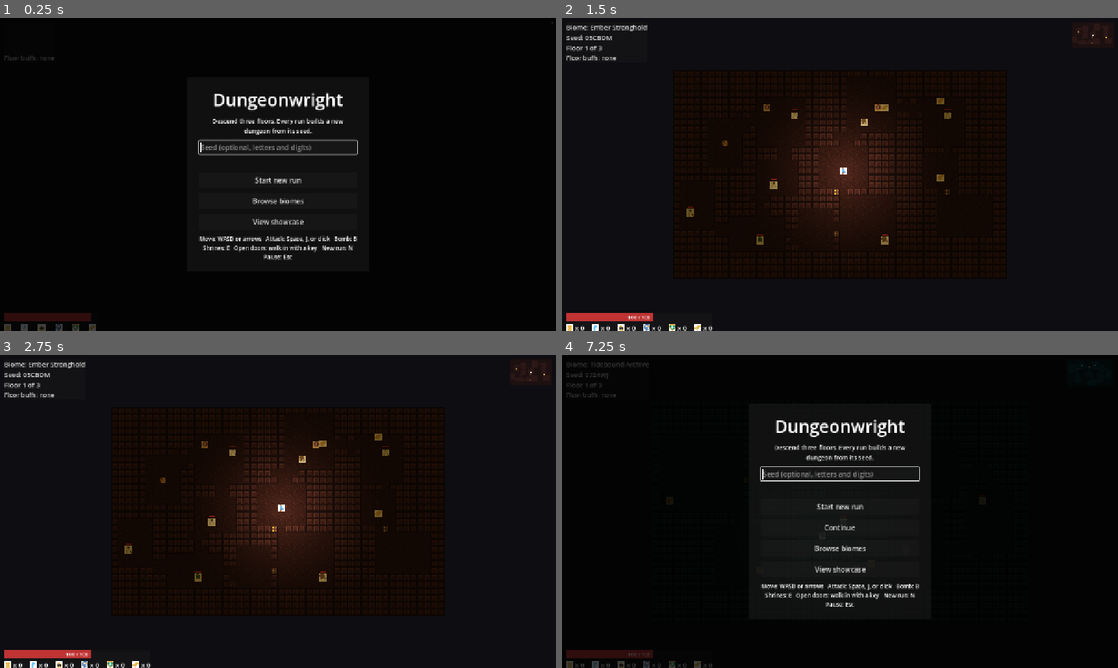
Above: before the commit, frames 1-4 (two rows, left to right).
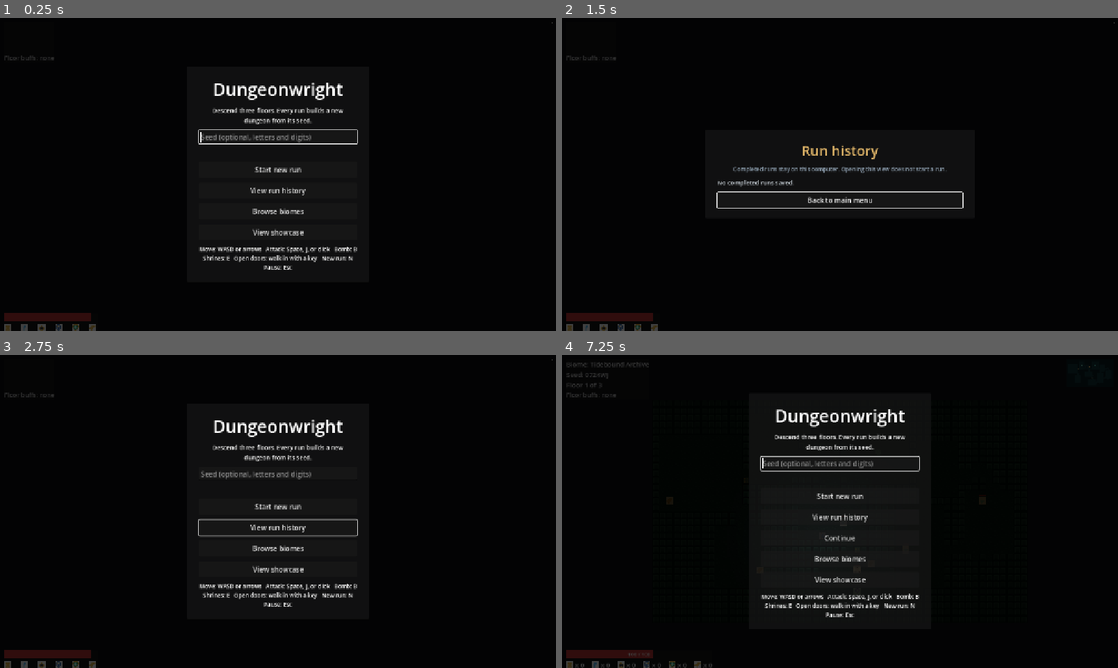
Above: after the commit, the same moments.

Repository: DanielCuevas1208/dungeonwright
Game: Godot game, scene res://scenes/main.tscn
Same seed, same stepped clock (60 frames per second), same inputs: the game is played once before the commit and once after it.
Inputs (mouse positions are in pixels of both pictures, inside the frame that each line leads up to):
- Up to frame 1 (0.25 s): no input
- Up to frame 2 (1.5 s): click (840, 190) at 0.5 s, where only the run after the commit has a clickable "View run history"; click (840, 180) at 1.25 s, where only the run before the commit has a clickable "Start new run"
- Up to frame 3 (2.75 s): click (278, 536) at 2 s, where only the run after the commit has a clickable "Back to main menu"
- Up to frame 4 (7.25 s): click (840, 505) at 2.75 s, where only the run after the commit has a clickable "Start new run"; tap Enter at 3.5, 5.75 s; hold N (new_run) 3.53-4.28 s; hold W (move_up) 3.53-5.03 s; tap Space at 4.25 s; tap J (attack) at 4.35 s; tap N (new_run) at 4.55, 5.85 s; hold N (new_run) 5.03-5.78 s; hold A (move_left) 5.03-6.53 s; tap E (interact) at 5.1 s; hold S (move_down) from 6.53 s (still down); hold N (new_run) from 6.53 s (still down); tap B (throw_bomb) at 6.6 s; tap Escape (pause) at 7.15 s

The runs differ from the first frame. In frame 1, 4.4% of the frame differs, in the area x 35-65%, y 20-81%; in frame 2, 12%, in the area x 0-100%, y 1-100%; in frame 3, 11%; in frame 4, 4.4%.

Commit message:
feat: extend dungeonwright

Diff:
--- a/scripts/core/run_history.gd
+++ b/scripts/core/run_history.gd
@@ -50,7 +50,10 @@
 		return false
 	var payload_text := file.get_as_text()
 	file.close()
-	var payload: Variant = JSON.parse_string(payload_text)
+	var json := JSON.new()
+	if json.parse(payload_text) != OK:
+		return false
+	var payload: Variant = json.data
 	if not payload is Dictionary:
 		return false
 	if int(payload.get("version", -1)) != STORAGE_VERSION:
--- a/scripts/main.gd
+++ b/scripts/main.gd
@@ -53,8 +53,9 @@
 func _ready() -> void:
 	run_history.load_from_disk(history_path)
 	_wire_signals()
+	menu_overlay.set_history(run_history)
 	get_tree().paused = true
-	menu_overlay.show_menu(false)
+	menu_overlay.show_menu(false, run_history)
 	audio.play_music(&"menu")
 
 func _wire_signals() -> void:
@@ -73,6 +74,7 @@
 	player.moved.connect(_on_player_moved)
 	menu_overlay.start_requested.connect(_on_start_requested)
 	menu_overlay.continue_requested.connect(_resume)
+	menu_overlay.clear_history_requested.connect(_on_clear_history_requested)
 	result_overlay.new_run_requested.connect(_on_new_run_requested)
 	result_overlay.clear_history_requested.connect(_on_clear_history_requested)
 
@@ -563,13 +565,14 @@
 func _on_clear_history_requested() -> void:
 	if run_history.clear_saved():
 		result_overlay.set_history(run_history)
+		menu_overlay.set_history(run_history)
 
 func _toggle_pause() -> void:
 	if get_tree().paused:
 		_resume()
 	else:
 		get_tree().paused = true
-		menu_overlay.show_menu(true)
+		menu_overlay.show_menu(true, run_history)
 
 func _resume() -> void:
 	menu_overlay.hide_menu()
--- a/scripts/ui/menu_overlay.gd
+++ b/scripts/ui/menu_overlay.gd
@@ -7,17 +7,25 @@
 
 signal start_requested(seed_text: String)
 signal continue_requested
+signal clear_history_requested
 
 const SHOWCASE_SCENE := preload('res://scenes/ui/showcase.tscn')
 
 var _seed_edit: LineEdit = null
 var _continue_button: Button = null
+var _history_button: Button = null
 var _gallery_button: Button = null
 var _showcase_button: Button = null
 var _error_label: Label = null
 var _hint_label: Label = null
 var _gallery: BiomeGallery = null
 var _showcase: ShowcaseOverlay = null
+var _menu_center: CenterContainer = null
+var _history_center: CenterContainer = null
+var _history_label: Label = null
+var _history_clear_button: Button = null
+var _history_back_button: Button = null
+var _history: RunHistory = null
 
 func _ready() -> void:
 	process_mode = Node.PROCESS_MODE_ALWAYS
@@ -25,7 +33,10 @@
 	_build()
 	Input.joy_connection_changed.connect(_on_joy_connection_changed)
 
-func show_menu(p_can_continue: bool) -> void:
+func show_menu(p_can_continue: bool, p_history: RunHistory = null) -> void:
+	if p_history != null:
+		set_history(p_history)
+	_close_history()
 	if _gallery != null:
 		_gallery.close()
 	if _showcase != null:
@@ -41,13 +52,25 @@
 		_gallery.close()
 	if _showcase != null:
 		_showcase.close()
+	_close_history()
 	visible = false
+
+## Supplies the shared versioned history store used by the main controller.
+func set_history(p_history: RunHistory) -> void:
+	_history = p_history
+	_refresh_history()
 
 ## Shows a validation message under the seed field.
 func show_error(p_text: String) -> void:
 	_error_label.text = p_text
 
 func _unhandled_input(p_event: InputEvent) -> void:
+	if _history_center != null and _history_center.visible:
+		if p_event.is_action_pressed("pause"):
+			_close_history()
+			get_viewport().set_input_as_handled()
+		return
+
 	if _gallery != null:
 		if _gallery.visible:
 			return
@@ -70,6 +93,7 @@
 	add_child(dim)
 
 	var center := CenterContainer.new()
+	_menu_center = center
 	center.set_anchors_preset(Control.PRESET_FULL_RECT)
 	var panel := PanelContainer.new()
 	panel.custom_minimum_size = Vector2(420, 0)
@@ -107,6 +131,7 @@
 	start_button.custom_minimum_size = Vector2(0, 36)
 
 	_continue_button = Button.new()
+	_history_button = Button.new()
 	_gallery_button = Button.new()
 	_gallery_button.text = 'Browse biomes'
 	_gallery_button.custom_minimum_size = Vector2(0, 36)
@@ -115,6 +140,8 @@
 	_showcase_button.custom_minimum_size = Vector2(0, 36)
 	_continue_button.text = "Continue"
 	_continue_button.custom_minimum_size = Vector2(0, 36)
+	_history_button.text = "View run history"
+	_history_button.custom_minimum_size = Vector2(0, 36)
 
 	_hint_label = Label.new()
 	_hint_label.text = Controls.hint_text()
@@ -127,6 +154,7 @@
 	box.add_child(_seed_edit)
 	box.add_child(_error_label)
 	box.add_child(start_button)
+	box.add_child(_history_button)
 	box.add_child(_continue_button)
 	box.add_child(_gallery_button)
 	box.add_child(_showcase_button)
@@ -138,6 +166,7 @@
 	add_child(center)
 
 	start_button.pressed.connect(_on_start_pressed)
+	_history_button.pressed.connect(_open_history)
 	_continue_button.pressed.connect(func() -> void: continue_requested.emit())
 	_gallery_button.pressed.connect(_open_gallery)
 	_showcase_button.pressed.connect(_open_showcase)
@@ -147,7 +176,86 @@
 	_showcase.closed.connect(_on_showcase_closed)
 	_showcase.play_requested.connect(_on_showcase_play_requested)
 	add_child(_showcase)
+	_build_history_view()
 	_seed_edit.text_submitted.connect(func(_text: String) -> void: _on_start_pressed())
+
+func _build_history_view() -> void:
+	_history_center = CenterContainer.new()
+	_history_center.set_anchors_preset(Control.PRESET_FULL_RECT)
+	_history_center.visible = false
+	var panel := PanelContainer.new()
+	panel.custom_minimum_size = Vector2(620, 0)
+	var margin := MarginContainer.new()
+	margin.add_theme_constant_override("margin_left", 28)
+	margin.add_theme_constant_override("margin_right", 28)
+	margin.add_theme_constant_override("margin_top", 24)
+	margin.add_theme_constant_override("margin_bottom", 24)
+	var box := VBoxContainer.new()
+	box.add_theme_constant_override("separation", 12)
+
+	var title := Label.new()
+	title.text = "Run history"
+	title.horizontal_alignment = HORIZONTAL_ALIGNMENT_CENTER
+	title.add_theme_font_size_override("font_size", 32)
+	title.add_theme_color_override("font_color", Color("#e4b86a"))
+
+	var subtitle := Label.new()
+	subtitle.text = "Completed runs stay on this computer. Opening this view does not start a run."
+	subtitle.horizontal_alignment = HORIZONTAL_ALIGNMENT_CENTER
+	subtitle.autowrap_mode = TextServer.AUTOWRAP_WORD_SMART
+	subtitle.add_theme_font_size_override("font_size", 13)
+	subtitle.add_theme_color_override("font_color", Color("#92a4b5"))
+
+	_history_label = Label.new()
+	_history_label.text = "No completed runs saved."
+	_history_label.autowrap_mode = TextServer.AUTOWRAP_WORD_SMART
+	_history_label.add_theme_font_size_override("font_size", 14)
+	_history_label.add_theme_color_override("font_color", Color("#d7e0e8"))
+
+	_history_clear_button = Button.new()
+	_history_clear_button.text = "Clear saved history"
+	_history_clear_button.custom_minimum_size = Vector2(0, 34)
+
+	_history_back_button = Button.new()
+	_history_back_button.text = "Back to main menu"
+	_history_back_button.custom_minimum_size = Vector2(0, 36)
+
+	box.add_child(title)
+	box.add_child(subtitle)
+	box.add_child(_history_label)
+	box.add_child(_history_clear_button)
+	box.add_child(_history_back_button)
+	margin.add_child(box)
+	panel.add_child(margin)
+	_history_center.add_child(panel)
+	add_child(_history_center)
+
+	_history_clear_button.pressed.connect(_confirm_clear_history)
+	_history_back_button.pressed.connect(_close_history)
+
+func _open_history() -> void:
+	_refresh_history()
+	_menu_center.visible = false
+	_history_center.visible = true
+	_history_back_button.grab_focus()
+
+func _close_history() -> void:
+	if _history_center == null:
+		return
+	_history_center.visible = false
+	_menu_center.visible = true
+	if _history_button != null and visible:
+		_history_button.grab_focus()
+
+func _refresh_history() -> void:
+	if _history_label == null:
+		return
+	if _history == null:
+		_history_label.text = "No completed runs saved."
+		_history_clear_button.visible = false
+		return
+	_history_label.text = _history.format_records()
+	_history_clear_button.visible = not _history.is_empty()
 
 func _on_start_pressed() -> void:
 	start_requested.emit(_seed_edit.text)
@@ -167,3 +275,18 @@
 
 func _on_showcase_play_requested(p_seed_text: String) -> void:
 	start_requested.emit(p_seed_text)
+
+func _confirm_clear_history() -> void:
+	var dialog := ConfirmationDialog.new()
+	dialog.title = "Clear saved history?"
+	dialog.dialog_text = "Remove the five saved run records from this computer?"
+	dialog.ok_button_text = "Clear"
+	dialog.cancel_button_text = "Keep records"
+	dialog.process_mode = Node.PROCESS_MODE_ALWAYS
+	dialog.confirmed.connect(func() -> void:
+		clear_history_requested.emit()
+		dialog.queue_free()
+	)
+	dialog.canceled.connect(dialog.queue_free)
+	add_child(dialog)
+	dialog.popup_centered()
--- /dev/null
+++ b/tests/integration/test_menu_history.gd
@@ -0,0 +1,105 @@
+extends GutTest
+## Main-menu history reads saved records without touching the active run.
+
+const MISSING_PATH := "res://.dungeonwright_menu_missing_history.json"
+const CORRUPT_PATH := "res://.dungeonwright_menu_corrupt_history.json"
+const VALID_PATH := "res://.dungeonwright_menu_valid_history.json"
+
+func before_each() -> void:
+	get_tree().paused = false
+	_remove_fixture(MISSING_PATH)
+	_remove_fixture(CORRUPT_PATH)
+	_remove_fixture(VALID_PATH)
+	RunState.status = RunState.RunStatus.IDLE
+
+func after_each() -> void:
+	get_tree().paused = false
+	_remove_fixture(MISSING_PATH)
+	_remove_fixture(CORRUPT_PATH)
+	_remove_fixture(VALID_PATH)
+
+func test_missing_history_opens_as_empty_without_starting_or_changing_a_run() -> void:
+	var main: Main = await _add_main(MISSING_PATH)
+	main.start_run(2468)
+	var seed_before := main.run.seed_value
+	var floor_before := main.floor_index
+	var position_before := main.player.grid_pos
+
+	main.menu_overlay.show_menu(true, main.run_history)
+	main.menu_overlay._history_button.pressed.emit()
+
+	assert_eq(main.run_history.size(), 0)
+	assert_true(main.menu_overlay._history_center.visible)
+	assert_false(main.menu_overlay._menu_center.visible)
+	assert_true(main.menu_overlay._history_label.text.contains("No completed runs saved."))
+	assert_eq(main.run.seed_value, seed_before)
+	assert_eq(main.floor_index, floor_before)
+	assert_eq(main.player.grid_pos, position_before)
+
+func test_corrupt_history_opens_as_empty_without_starting_or_changing_a_run() -> void:
+	_write_text(CORRUPT_PATH, "{not valid json")
+	var main: Main = await _add_main(CORRUPT_PATH)
+	main.start_run(1357)
+	var seed_before := main.run.seed_value
+	var floor_before := main.floor_index
+
+	main.menu_overlay.show_menu(true, main.run_history)
+	main.menu_overlay._history_button.pressed.emit()
+
+	assert_eq(main.run_history.size(), 0)
+	assert_true(main.menu_overlay._history_label.text.contains("No completed runs saved."))
+	assert_eq(main.run.seed_value, seed_before)
+	assert_eq(main.floor_index, floor_before)
+
+func test_saved_history_is_visible_before_new_run_and_clear_still_requires_confirmation() -> void:
+	var history := RunHistory.new()
+	history.add_result(true, "000123", 3, 3, 4, 70.0)
+	assert_true(history.save_to_disk(VALID_PATH))
+	var main: Main = await _add_main(VALID_PATH)
+	main.start_run(9753)
+	var seed_before := main.run.seed_value
+
+	main.menu_overlay.show_menu(true, main.run_history)
+	main.menu_overlay._history_button.pressed.emit()
+
+	assert_true(main.menu_overlay._history_label.text.contains("WON | 000123"))
+	assert_true(main.menu_overlay._history_clear_button.visible)
+	assert_eq(main.run.seed_value, seed_before)
+
+	main.menu_overlay._confirm_clear_history()
+	var dialog: ConfirmationDialog = _confirmation_dialog(main.menu_overlay)
+	assert_not_null(dialog)
+	assert_true(dialog.visible)
+	assert_eq(main.run_history.size(), 1)
+
+	dialog.confirmed.emit()
+	await wait_process_frames(1)
+
+	assert_true(main.run_history.is_empty())
+	var loaded := RunHistory.new()
+	assert_true(loaded.load_from_disk(VALID_PATH))
+	assert_true(loaded.is_empty())
+	assert_eq(main.run.seed_value, seed_before)
+
+func _add_main(p_history_path: String) -> Main:
+	var scene: PackedScene = load("res://scenes/main.tscn")
+	var main: Main = scene.instantiate()
+	main.history_path = p_history_path
+	add_child_autofree(main)
+	await wait_process_frames(1)
+	return main
+
+func _confirmation_dialog(p_overlay: MenuOverlay) -> ConfirmationDialog:
+	for child in p_overlay.get_children():
+		if child is ConfirmationDialog:
+			return child as ConfirmationDialog
+	return null
+
+func _write_text(p_path: String, p_text: String) -> void:
+	var file := FileAccess.open(p_path, FileAccess.WRITE)
+	file.store_string(p_text)
+	file.close()
+
+func _remove_fixture(p_path: String) -> void:
+	if FileAccess.file_exists(p_path):
+		DirAccess.remove_absolute(ProjectSettings.globalize_path(p_path))
Not shown, added: tests/integration/test_menu_history.gd.uid
Not shown, changed: CHANGELOG.md
Not shown, changed: README.md
Not shown, changed: docs/architecture.md
Not shown, changed: docs/roadmap.md
